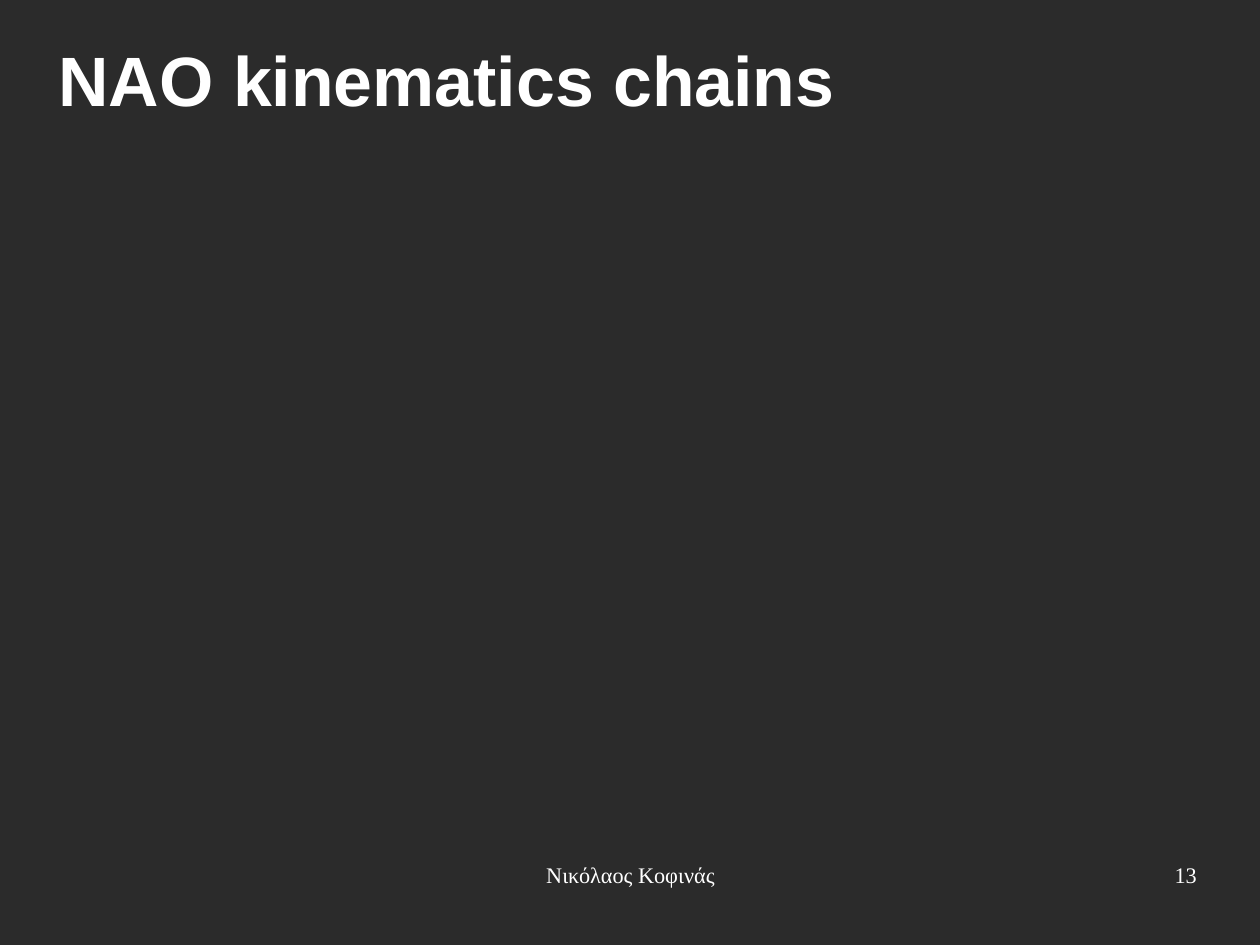
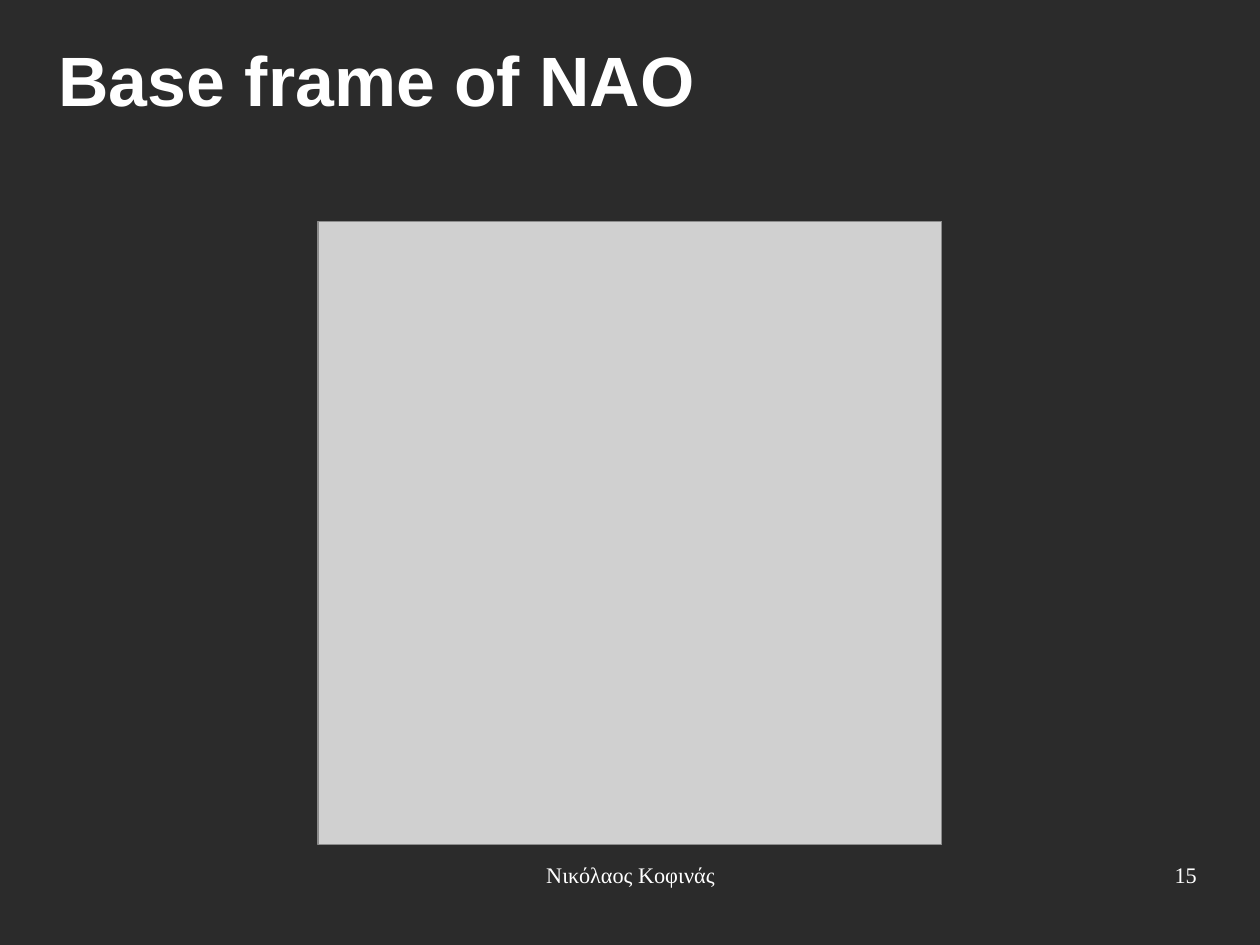
Before and after one commit to eldr4d/MyThesis, a slide deck: slide 15 of presentation.odp (slide 13 before the commit). Drawn at 1260x945 pixels with LibreOffice and Linux fonts; fonts in the diff are those of the drawing; grey boxes stand for pictures; background and template pictures are left out; a plain dark background stands for a picture behind light text. Boxes give left, top, right and bottom in pixels: in the first picture for what was removed or moved away, otherwise in the second. Text is boxed around its words. In the diff, an @@ line names an element or a change of style, - is before the commit and + after.

```diff
--- a/presentation.odp
+++ b/presentation.odp
@@ title at [59, 55, 695, 107]: text changed @@
-NAO kinematics chains
+Base frame of NAO
@@ picture added at [318, 221, 942, 845] @@
@@ page number at [1175, 868, 1197, 884]: text changed @@
-13
+15
```
Also in this commit, not shown: 17 other slides changed, 5 slides added, 2 slides removed.
